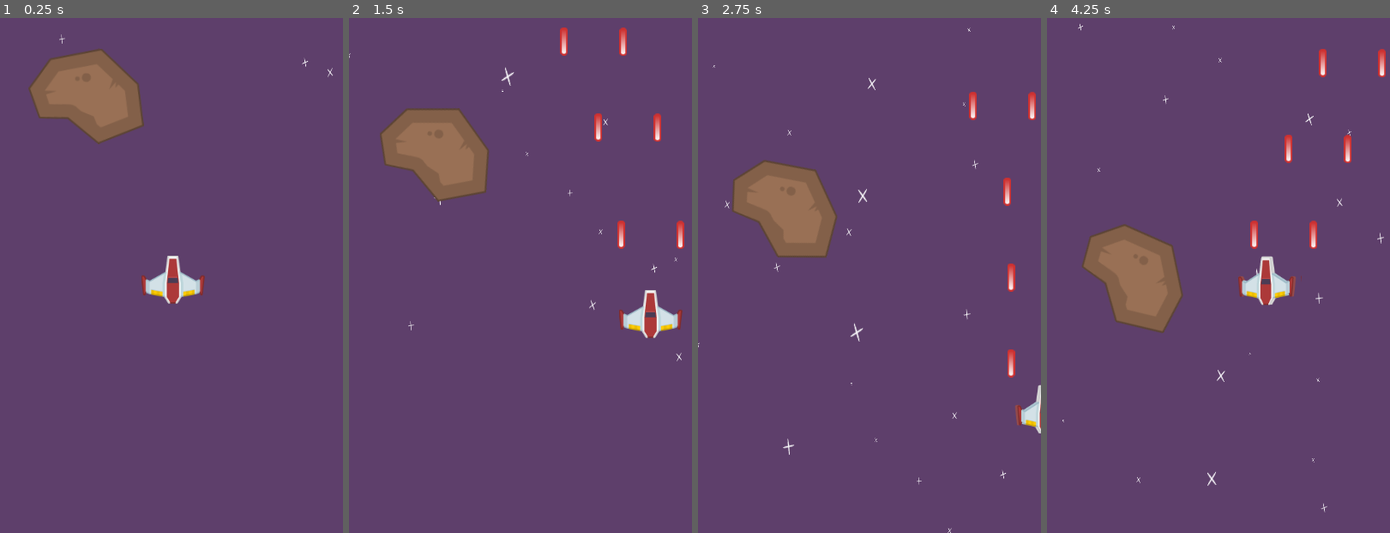
Above: before the commit, frames 1-4 (left to right).
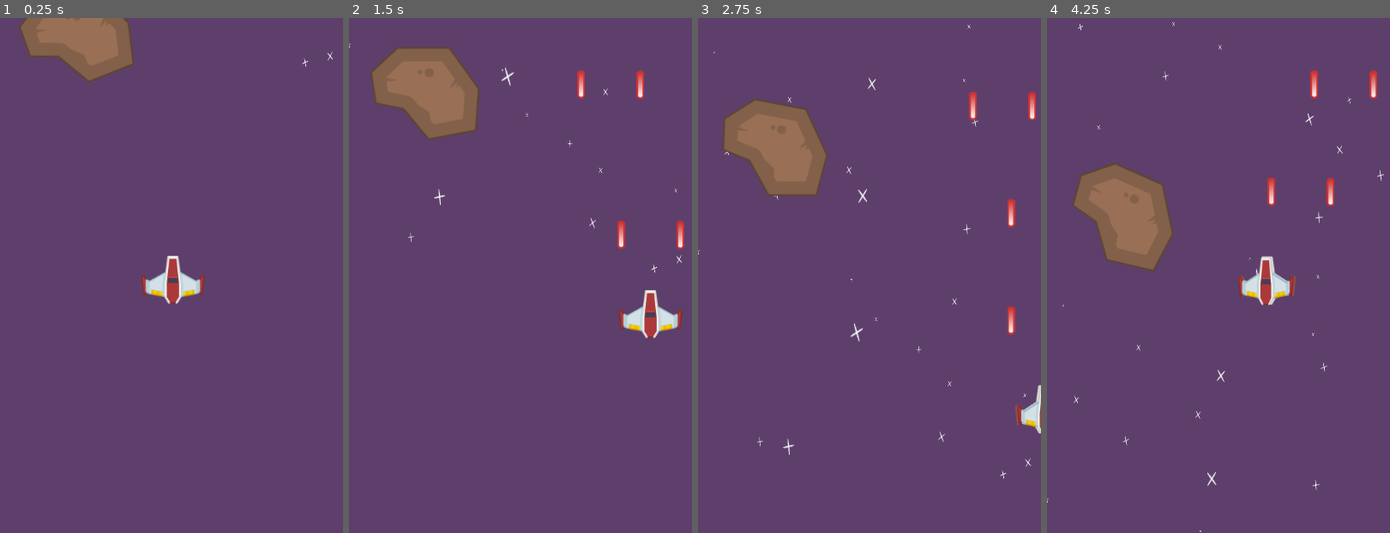
Above: after the commit, the same moments.

Repository: andrechism/Godot-SpaceShooter
Game: Godot game, scene res://Gameplay/Gameplay.tscn
Same seed, same stepped clock (60 frames per second), same inputs: the game is played once before the commit and once after it.
Inputs:
- Up to frame 1 (0.25 s): no input
- Up to frame 2 (1.5 s): hold D (move_right) 0.53-1.28 s; hold Space (shoot) 0.53-1.28 s; hold S (move_down) from 1.28 s (still down); tap Space (shoot) at 1.35 s
- Up to frame 3 (2.75 s): release S (move_down) at 2.03 s; hold D (move_right) from 2.03 s (still down); hold Space (shoot) from 2.03 s (still down)
- Up to frame 4 (4.25 s): release D (move_right) at 2.78 s; release Space (shoot) at 2.78 s; hold W (move_up) 2.78-3.53 s; tap Space (shoot) at 2.85 s; hold A (move_left) from 3.53 s (still down); hold Space (shoot) from 3.53 s (still down)

The runs differ from the first frame. In frame 1, 6.0% of the frame differs, in the area x 5-97%, y 0-25%; in frame 2, 7.6%, in the area x 0-98%, y 1-67%; in frame 3, 7.2%; in frame 4, 7.6%.

Commit message:
Meteor Damage and Spawn Key added

Diff:
--- a/Bullet/Bullet.gd
+++ b/Bullet/Bullet.gd
@@ -7,3 +7,9 @@
 
 func _on_VisibilityNotifier2D_screen_exited():
 	queue_free()
+
+
+func _on_Bullet_area_entered(area):
+	if area.is_in_group("damageable"):
+		area.damage(1)
+		queue_free()
--- a/Bullet/Bullet.tscn
+++ b/Bullet/Bullet.tscn
@@ -17,5 +17,7 @@
 shape = SubResource( 1 )
 
 [node name="VisibilityNotifier2D" type="VisibilityNotifier2D" parent="."]
+visible = false
 scale = Vector2( 1, 1.925 )
+[connection signal="area_entered" from="." to="." method="_on_Bullet_area_entered"]
 [connection signal="screen_exited" from="VisibilityNotifier2D" to="." method="_on_VisibilityNotifier2D_screen_exited"]
--- /dev/null
+++ b/Gameplay/Gameplay.gd
@@ -0,0 +1,12 @@
+extends Node2D
+
+var plMeteor := preload("res://Meteor/Meteor.tscn")
+
+onready var meteorSpawn := $MeteorSpawn
+
+func _process(delta):
+	if Input.is_action_just_pressed("spawn"):
+		for child in meteorSpawn.get_children():
+			var meteor := plMeteor.instance()
+			meteor.global_position = child.global_position
+			get_tree().current_scene.add_child(meteor)
--- a/Gameplay/Gameplay.tscn
+++ b/Gameplay/Gameplay.tscn
@@ -1,12 +1,14 @@
-[gd_scene load_steps=6 format=2]
+[gd_scene load_steps=7 format=2]
 
 [ext_resource path="res://Player/Player.tscn" type="PackedScene" id=1]
 [ext_resource path="res://textures/backgroundColor.png" type="Texture" id=2]
 [ext_resource path="res://textures/starSmall.png" type="Texture" id=3]
 [ext_resource path="res://textures/starBig.png" type="Texture" id=4]
 [ext_resource path="res://Meteor/Meteor.tscn" type="PackedScene" id=5]
+[ext_resource path="res://Gameplay/Gameplay.gd" type="Script" id=6]
 
 [node name="Gameplay" type="Node2D"]
+script = ExtResource( 6 )
 
 [node name="Background" type="Sprite" parent="."]
 scale = Vector2( 2.67377, 4.00495 )
@@ -40,7 +42,7 @@
 direction = Vector2( 0, 1 )
 spread = 0.0
 gravity = Vector2( 0, 0 )
-initial_velocity = 70.0
+initial_velocity = 50.0
 initial_velocity_random = 0.06
 angle = 54.1
 angle_random = 1.0
@@ -49,8 +51,18 @@
 
 [node name="Player" parent="." instance=ExtResource( 1 )]
 position = Vector2( 202.349, 306.041 )
+fireDelay = 0.25
+
+[node name="MeteorSpawn" type="Node2D" parent="."]
+position = Vector2( 201.815, -243.86 )
+
+[node name="mspawn_1" type="Node2D" parent="MeteorSpawn"]
+position = Vector2( -109.316, 18.4997 )
+
+[node name="mspawn_2" type="Node2D" parent="MeteorSpawn"]
+position = Vector2( 114.362, 21.8633 )
 
 [node name="Meteor" parent="." instance=ExtResource( 5 )]
-position = Vector2( 100.908, 77.3624 )
+position = Vector2( 89.8455, 5.77899 )
 minSpeed = 50.0
 maxSpeed = 80.0
--- a/Meteor/Meteor.gd
+++ b/Meteor/Meteor.gd
@@ -4,6 +4,8 @@
 export var maxSpeed: float = 20
 export var minRotationRate: float = -20
 export var maxRotationRate: float = 20
+
+export var life: int = 20
 
 var speed: float = 0
 var rotationRate: float = 0
@@ -17,6 +19,10 @@
 
 	position.y += speed * delta
 
+func damage(amount: int):
+	life -= amount
+	if life <= 0:
+		queue_free()
 
 func _on_VisibilityNotifier2D_screen_exited():
 	queue_free()
--- a/Meteor/Meteor.tscn
+++ b/Meteor/Meteor.tscn
@@ -3,7 +3,9 @@
 [ext_resource path="res://textures/meteorBig.png" type="Texture" id=1]
 [ext_resource path="res://Meteor/Meteor.gd" type="Script" id=2]
 
-[node name="Meteor" type="Area2D"]
+[node name="Meteor" type="Area2D" groups=[
+"damageable",
+]]
 script = ExtResource( 2 )
 
 [node name="Sprite" type="Sprite" parent="."]
--- a/project.godot
+++ b/project.godot
@@ -57,6 +57,11 @@
 , Object(InputEventKey,"resource_local_to_scene":false,"resource_name":"","device":0,"alt":false,"shift":false,"control":false,"meta":false,"command":false,"pressed":false,"scancode":16777238,"unicode":0,"echo":false,"script":null)
  ]
 }
+spawn={
+"deadzone": 0.5,
+"events": [ Object(InputEventKey,"resource_local_to_scene":false,"resource_name":"","device":0,"alt":false,"shift":false,"control":false,"meta":false,"command":false,"pressed":false,"scancode":16777349,"unicode":0,"echo":false,"script":null)
+ ]
+}
 
 [rendering]
 
